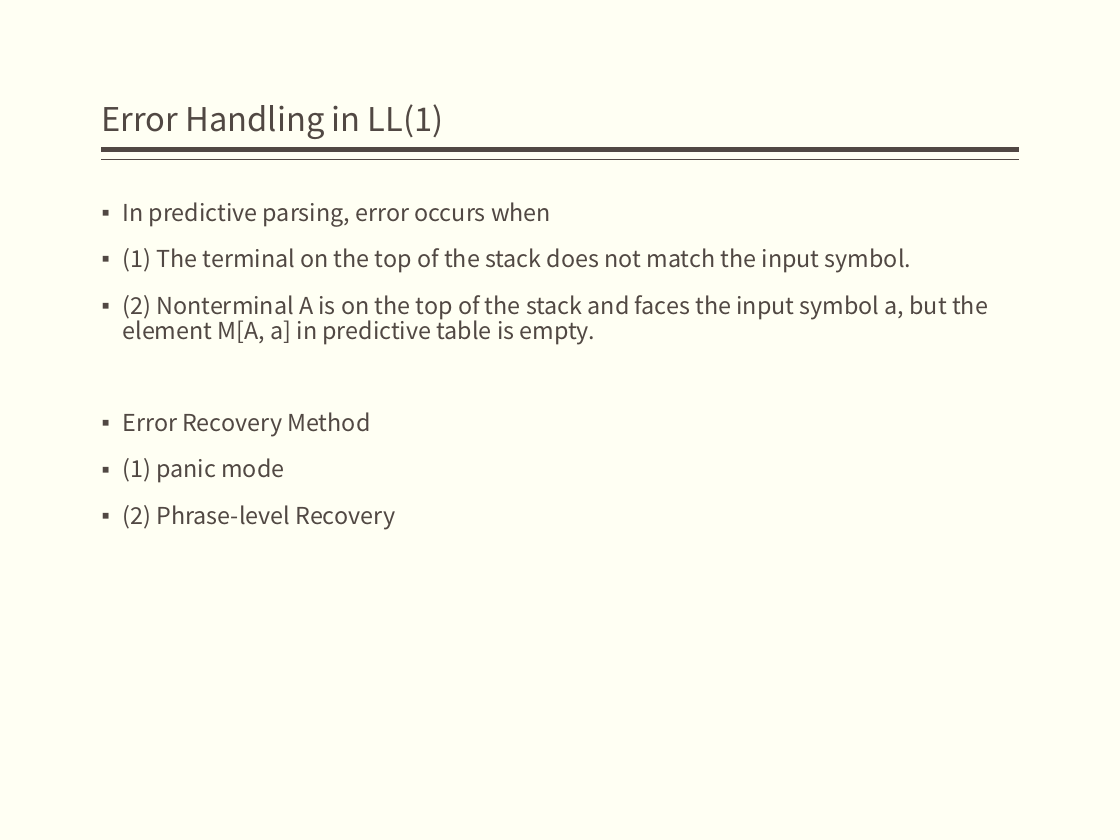
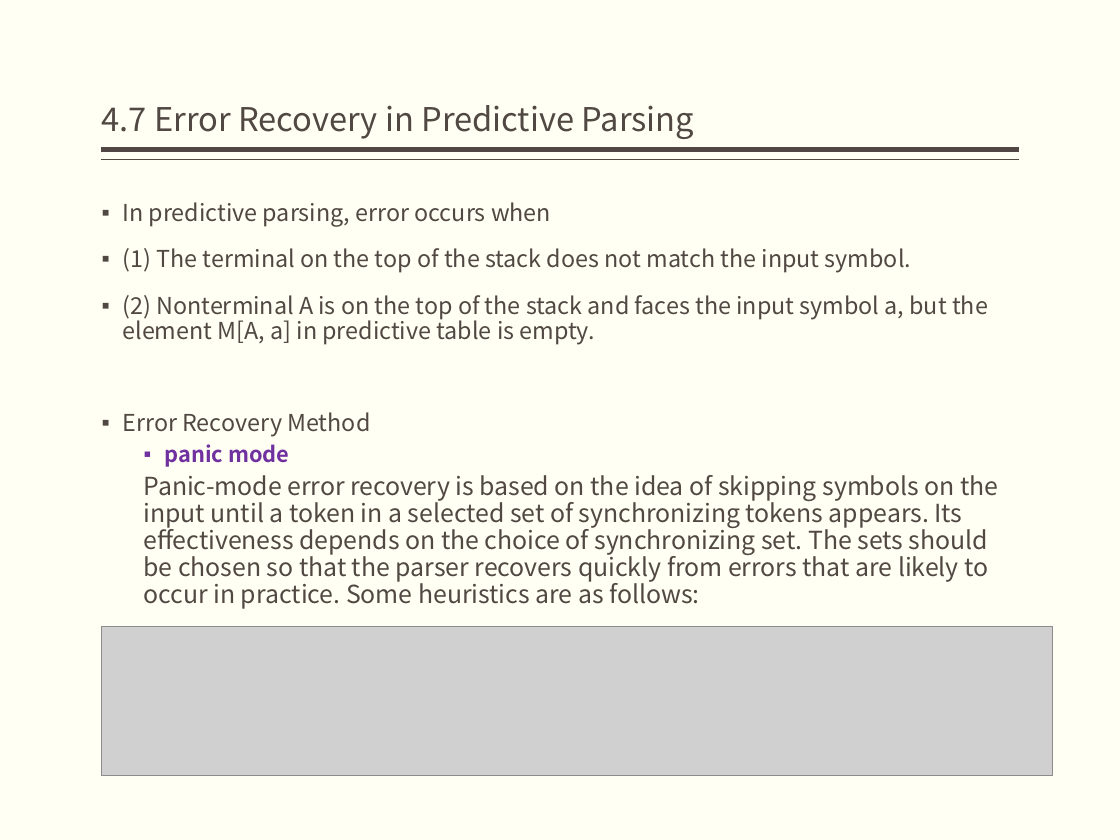
Before and after one commit to bonkboykz/jz81.github.io, a slide deck: slide 27 of course/compiler/LectureNotes/(Spring2017)Lecture4.pptx. Drawn at 1120x840 pixels with LibreOffice and Linux fonts; fonts in the diff are those of the drawing; grey boxes stand for pictures. Boxes give left, top, right and bottom in pixels: in the first picture for what was removed or moved away, otherwise in the second. Text is boxed around its words. In the diff, an @@ line names an element or a change of style, - is before the commit and + after.

```diff
--- a/course/compiler/LectureNotes/(Spring2017)Lecture4.pptx
+++ b/course/compiler/LectureNotes/(Spring2017)Lecture4.pptx
@@ title at (102,105,695,139): text changed @@
-Error Handling in LL(1)
+4.7 Error Recovery in Predictive Parsing
@@ text at (144,444,998,609): text changed; size 15 to 16 pt @@
-▪ (1) panic mode
-▪ (2) Phrase-level Recovery
+  ▪ panic mode
+  Panic-mode error recovery is based on the idea of skipping symbols on the input until a token in a selected set of synchronizing tokens appears. Its effectiveness depends on the choice of synchronizing set. The sets should be chosen so that the parser recovers quickly from errors that are likely to occur in practice. Some heuristics are as follows:
@@ picture added at (102,627,1053,776) @@
```
Also in this commit, not shown: 26 other slides changed, 3 slides added.
